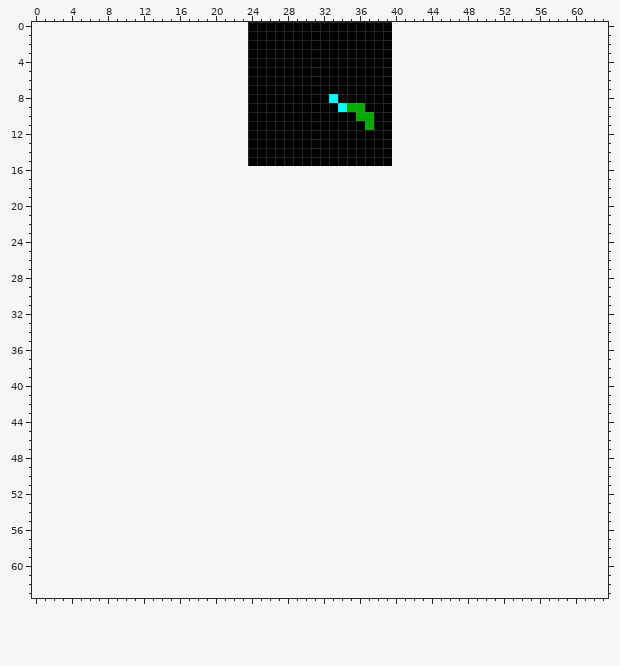
Two versions of one pixel-art sprite, rust kloten/wave_function_collapse/output.png. That is the earlier state.
The file is 16x16 pixels. The old version is drawn lined up with the new one, on the new canvas.
The result:
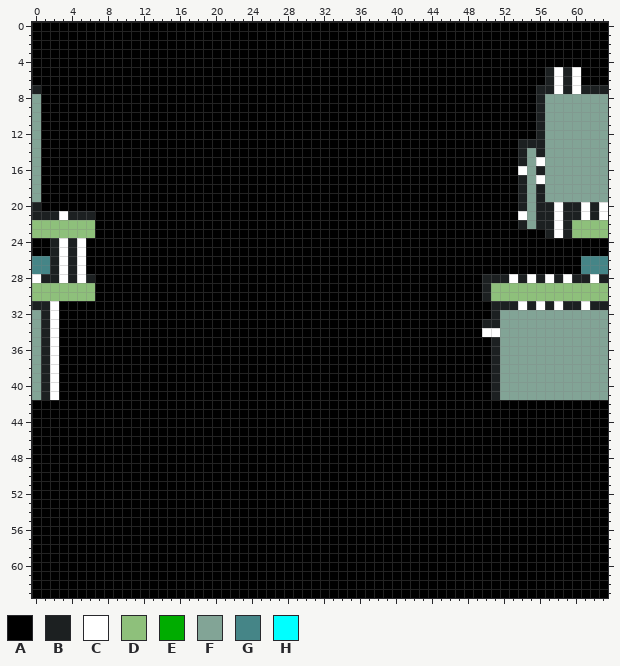
Palette (. is transparent): A #000000  B #1c2021  C #ffffff  D #8ec07b  E #00ac00  F #82a496  G #458587  H #00ffff
Change:
canvas 16x16 -> 64x64, the old top-left corner now at 24,0
y 0..4: x 0..23 ........................ -> AAAAAAAAAAAAAAAAAAAAAAAA; x 40..63 ........................ -> AAAAAAAAAAAAAAAAAAAAAAAA
y 5..6: x 0..23 ........................ -> AAAAAAAAAAAAAAAAAAAAAAAA; x 40..63 ........................ -> AAAAAAAAAAAAAAAAABCBCAAA
y 7: x 0..23 ........................ -> BAAAAAAAAAAAAAAAAAAAAAAA; x 40..63 ........................ -> AAAAAAAAAAAAAAAABBCBCBBB
y 8: x 0..23 ........................ -> FAAAAAAAAAAAAAAAAAAAAAAA; x 33 H -> A; x 40..63 ........................ -> AAAAAAAAAAAAAAAABFFFFFFF
y 9: x 0..23 ........................ -> FAAAAAAAAAAAAAAAAAAAAAAA; x 34..36 HEE -> AAA; x 40..63 ........................ -> AAAAAAAAAAAAAAAABFFFFFFF
y 10: x 0..23 ........................ -> FAAAAAAAAAAAAAAAAAAAAAAA; x 36..37 EE -> AA; x 40..63 ........................ -> AAAAAAAAAAAAAAAABFFFFFFF
y 11: x 0..23 ........................ -> FAAAAAAAAAAAAAAAAAAAAAAA; x 37 E -> A; x 40..63 ........................ -> AAAAAAAAAAAAAAAABFFFFFFF
y 12: x 0..23 ........................ -> FAAAAAAAAAAAAAAAAAAAAAAA; x 40..63 ........................ -> AAAAAAAAAAAAAAAABFFFFFFF
y 13: x 0..23 ........................ -> FAAAAAAAAAAAAAAAAAAAAAAA; x 40..63 ........................ -> AAAAAAAAAAAAAABBBFFFFFFF
y 14: x 0..23 ........................ -> FAAAAAAAAAAAAAAAAAAAAAAA; x 40..63 ........................ -> AAAAAAAAAAAAAABFBFFFFFFF
y 15: x 0..23 ........................ -> FAAAAAAAAAAAAAAAAAAAAAAA; x 40..63 ........................ -> AAAAAAAAAAAAAABFCFFFFFFF
y 16: x 0..63 ................................................................ -> FAAAAAAAAAAAAAAAAAAAAAAAAAAAAAAAAAAAAAAAAAAAAAAAAAAAAACFBFFFFFFF
y 17: x 0..63 ................................................................ -> FAAAAAAAAAAAAAAAAAAAAAAAAAAAAAAAAAAAAAAAAAAAAAAAAAAAAABFCFFFFFFF
y 18..19: x 0..63 ................................................................ -> FAAAAAAAAAAAAAAAAAAAAAAAAAAAAAAAAAAAAAAAAAAAAAAAAAAAAABFBFFFFFFF
y 20: x 0..63 ................................................................ -> BAAAAAAAAAAAAAAAAAAAAAAAAAAAAAAAAAAAAAAAAAAAAAAAAAAAAABFBBCBBCBC
y 21: x 0..63 ................................................................ -> BBBCBBBAAAAAAAAAAAAAAAAAAAAAAAAAAAAAAAAAAAAAAAAAAAAAAACFBBCBBCBC
y 22: x 0..63 ................................................................ -> DDDDDDDAAAAAAAAAAAAAAAAAAAAAAAAAAAAAAAAAAAAAAAAAAAAAAABFBBCBDDDD
y 23: x 0..63 ................................................................ -> DDDDDDDAAAAAAAAAAAAAAAAAAAAAAAAAAAAAAAAAAAAAAAAAAAAAAAAAABCBDDDD
y 24..25: x 0..63 ................................................................ -> AABCBCAAAAAAAAAAAAAAAAAAAAAAAAAAAAAAAAAAAAAAAAAAAAAAAAAAAAAAAAAA
y 26..27: x 0..63 ................................................................ -> GGBCBCAAAAAAAAAAAAAAAAAAAAAAAAAAAAAAAAAAAAAAAAAAAAAAAAAAAAAAAGGG
y 28: x 0..63 ................................................................ -> CBBCBCBAAAAAAAAAAAAAAAAAAAAAAAAAAAAAAAAAAAAAAAAAAABBBCBCBCBCBBCB
y 29..30: x 0..63 ................................................................ -> DDDDDDDAAAAAAAAAAAAAAAAAAAAAAAAAAAAAAAAAAAAAAAAAAABDDDDDDDDDDDDD
y 31: x 0..63 ................................................................ -> BBCAAAAAAAAAAAAAAAAAAAAAAAAAAAAAAAAAAAAAAAAAAAAAAAABBBCBCBCBBCBB
y 32: x 0..63 ................................................................ -> FBCAAAAAAAAAAAAAAAAAAAAAAAAAAAAAAAAAAAAAAAAAAAAAAAABFFFFFFFFFFFF
y 33: x 0..63 ................................................................ -> FBCAAAAAAAAAAAAAAAAAAAAAAAAAAAAAAAAAAAAAAAAAAAAAAABBFFFFFFFFFFFF
y 34: x 0..63 ................................................................ -> FBCAAAAAAAAAAAAAAAAAAAAAAAAAAAAAAAAAAAAAAAAAAAAAAACCFFFFFFFFFFFF
y 35..41: x 0..63 ................................................................ -> FBCAAAAAAAAAAAAAAAAAAAAAAAAAAAAAAAAAAAAAAAAAAAAAAAABFFFFFFFFFFFF
y 42..63: x 0..63 ................................................................ -> AAAAAAAAAAAAAAAAAAAAAAAAAAAAAAAAAAAAAAAAAAAAAAAAAAAAAAAAAAAAAAAA
